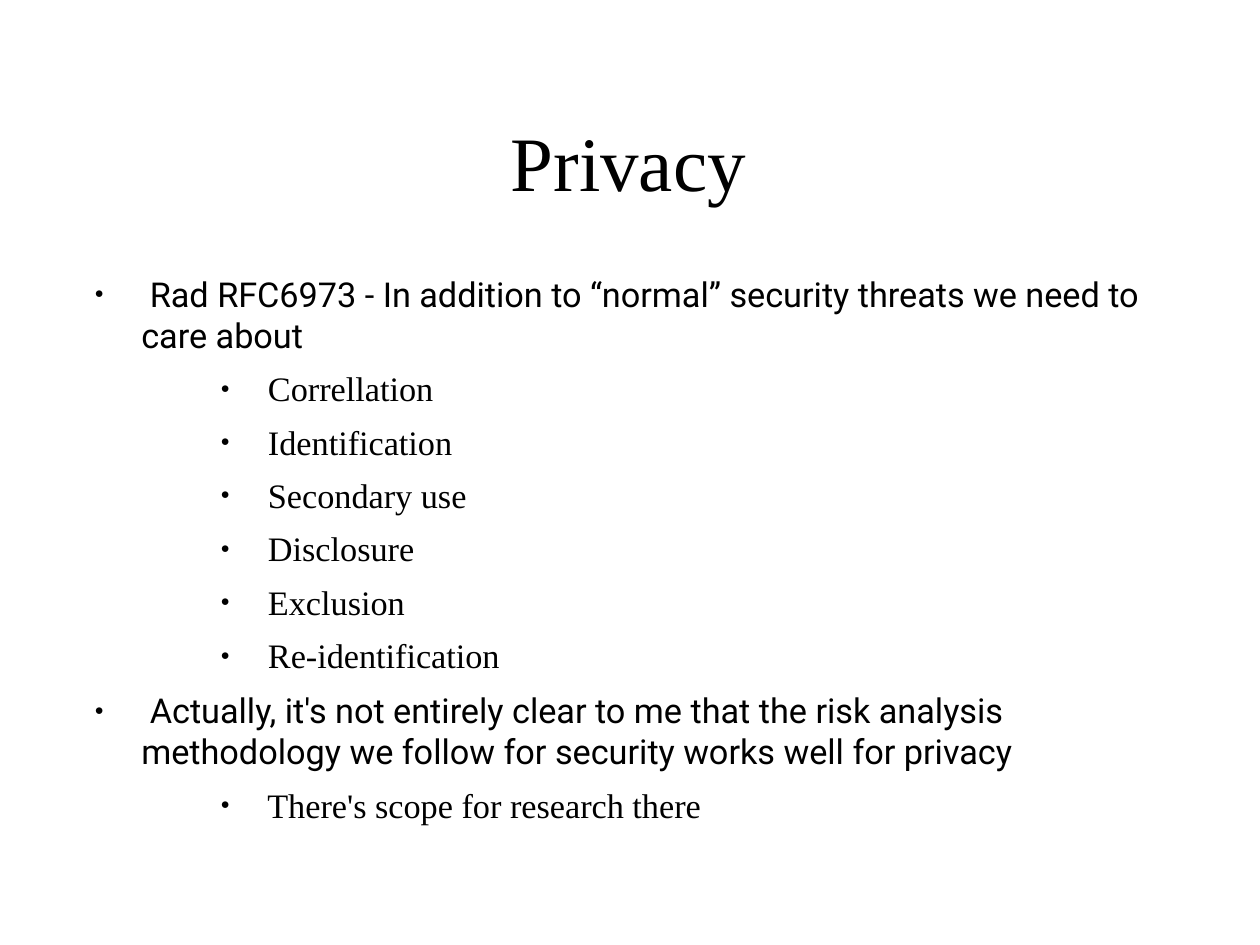
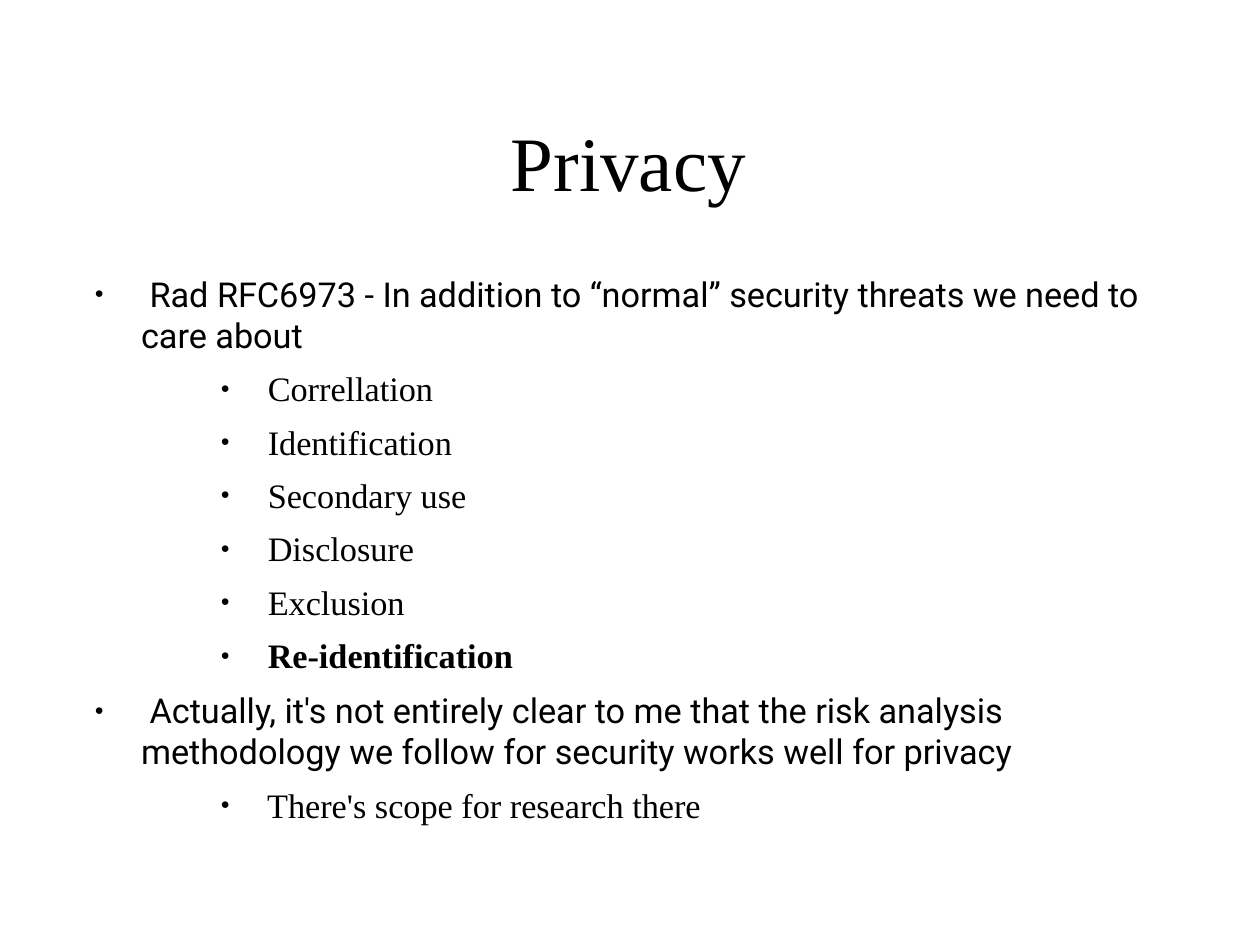
Before and after one commit to sftcd/cs7053, a slide deck: slide 60 of 2016lectures/02-concepts.ppt (slide 59 before the commit). Drawn at 1260x945 pixels with LibreOffice and Linux fonts; fonts in the diff are those of the drawing. Boxes give left, top, right and bottom in pixels: in the first picture for what was removed or moved away, otherwise in the second. Text is boxed around its words. In the diff, an @@ line names an element or a change of style, - is before the commit and + after.

```diff
--- a/2016lectures/02-concepts.ppt
+++ b/2016lectures/02-concepts.ppt
@@ text "Rad RFC6973 - In addition ..." at [141,281,1138,825]: bold on in "Re-identification" @@
```
Also in this commit, not shown: 8 other slides changed, 1 slide added, 1 other file.
